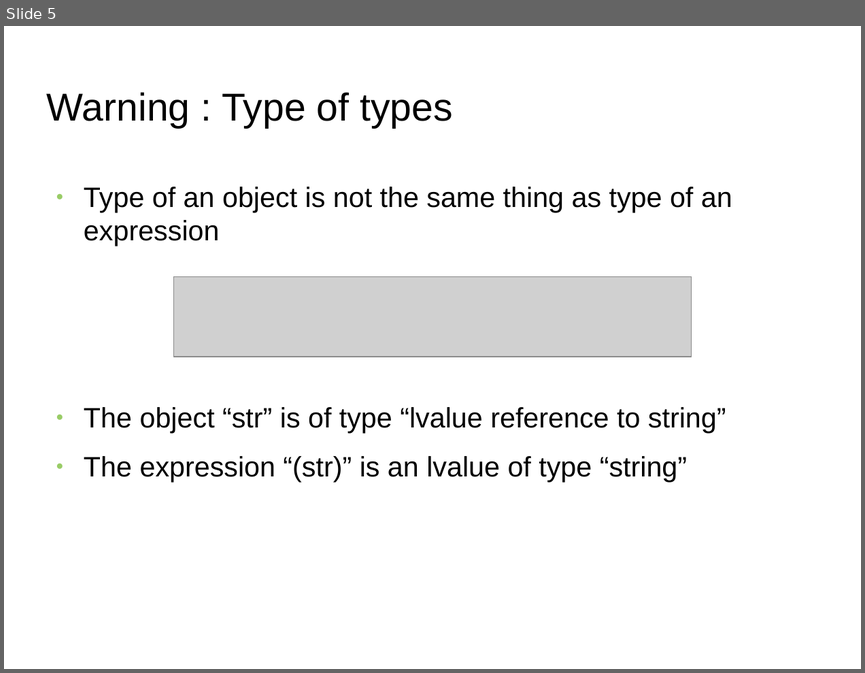
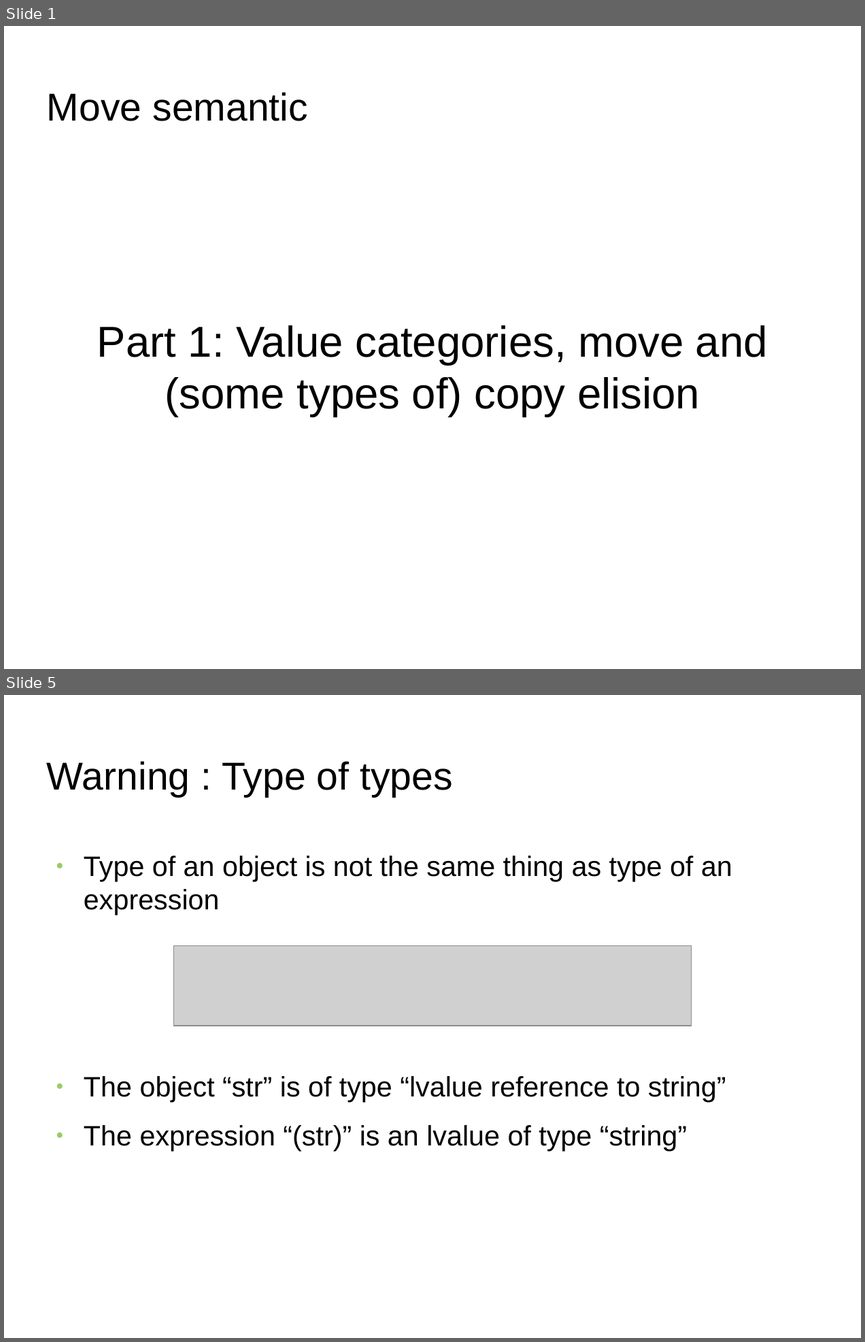
Before and after one commit to FranckRJ/CPP-trainings, a slide deck: traning-move.odp. Shown one above the other, each under a label of ours: slide 5 before the commit, slides 1 and 5 after it; the slides between them are not shown. The pictures are 865x673 and 865x1342 pixels, drawn with LibreOffice and Linux fonts; fonts in the diff are those of the drawing; grey boxes stand for pictures; background and template pictures are left out. Boxes give left, top, right and bottom in pixels: in the first picture for what was removed or moved away, otherwise in the second. Text is boxed around its words. In the diff, an @@ line names an element or a change of style, - is before the commit and + after.

```diff
--- a/traning-move.odp
+++ b/traning-move.odp
@@ slide 1 added at bbox=[4, 26, 861, 669], background picture (left out) @@
@@ title added at bbox=[47, 92, 308, 121], 36 pt, text #000000 @@
+Move semantic
@@ subtitle added at bbox=[97, 325, 768, 416], 40 pt, text #000000 @@
+Part 1: Value categories, move and (some types of) copy elision
```
Also in this commit, not shown: 6 slides changed, 2 other slides added, 2 other files.
